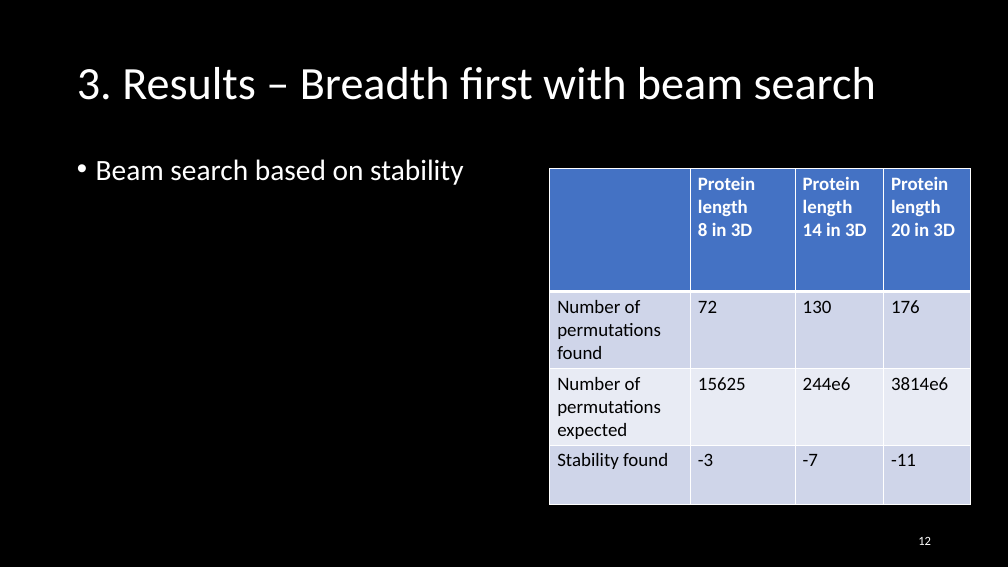
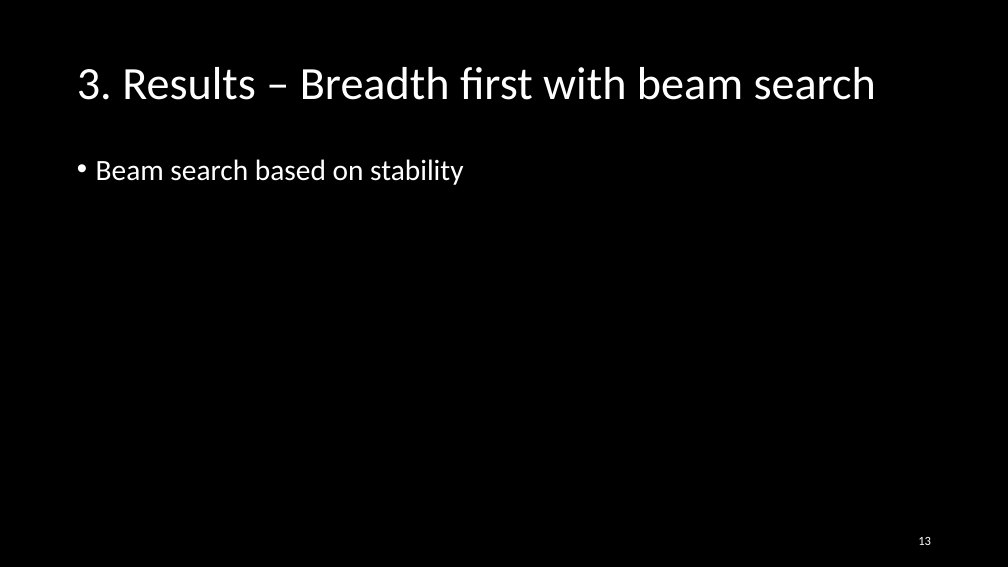
Before and after one commit to Loek21/Protein-Pow-d-er, a slide deck: slide 13 of Docs/PPP, final.pptx (slide 12 before the commit). Drawn at 1008x567 pixels with LibreOffice and Linux fonts; fonts in the diff are those of the drawing. Boxes give left, top, right and bottom in pixels: in the first picture for what was removed or moved away, otherwise in the second. Text is boxed around its words. In the diff, an @@ line names an element or a change of style, - is before the commit and + after.

Commit message:
ppp

```diff
--- a/Docs/PPP, final.pptx
+++ b/Docs/PPP, final.pptx
@@ table removed at bbox=[550, 169, 972, 500], 4 rows, 4 columns @@
- | Protein length / 8 in 3D | Protein length / 14 in 3D | Protein length / 20 in 3D
-Number of permutations / found | 72 | 130 | 176
-Number of permutations / expected | 15625 | 244e6 | 3814e6
-Stability found | -3 | -7 | -11
@@ page number at bbox=[918, 537, 931, 545]: text changed @@
-12
+13
```
Also in this commit, not shown: 1 other slide changed, 1 slide added.
